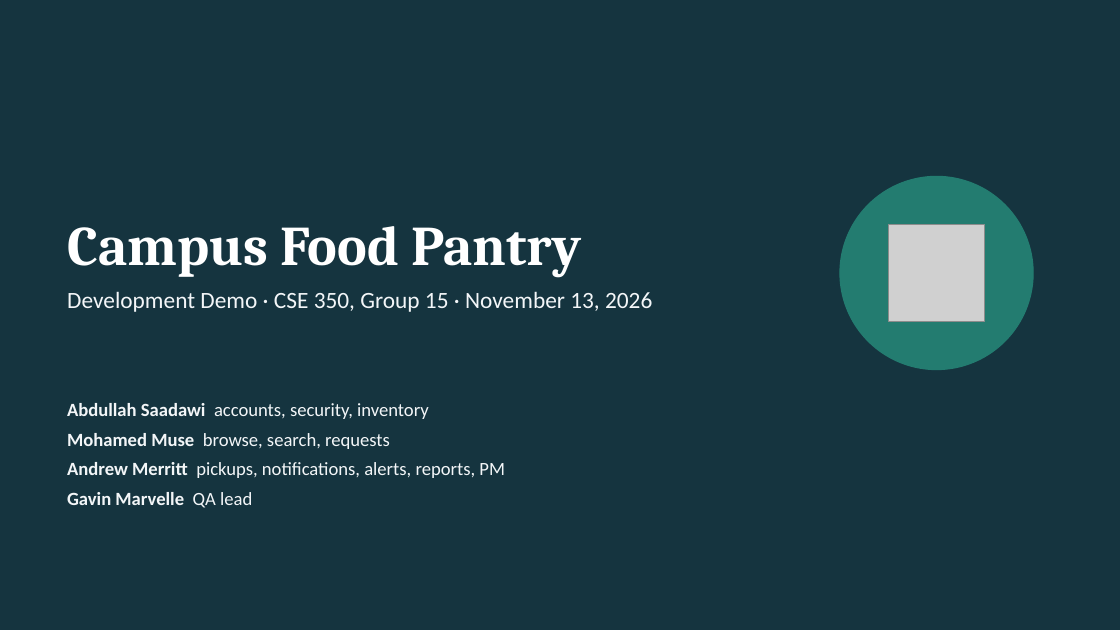
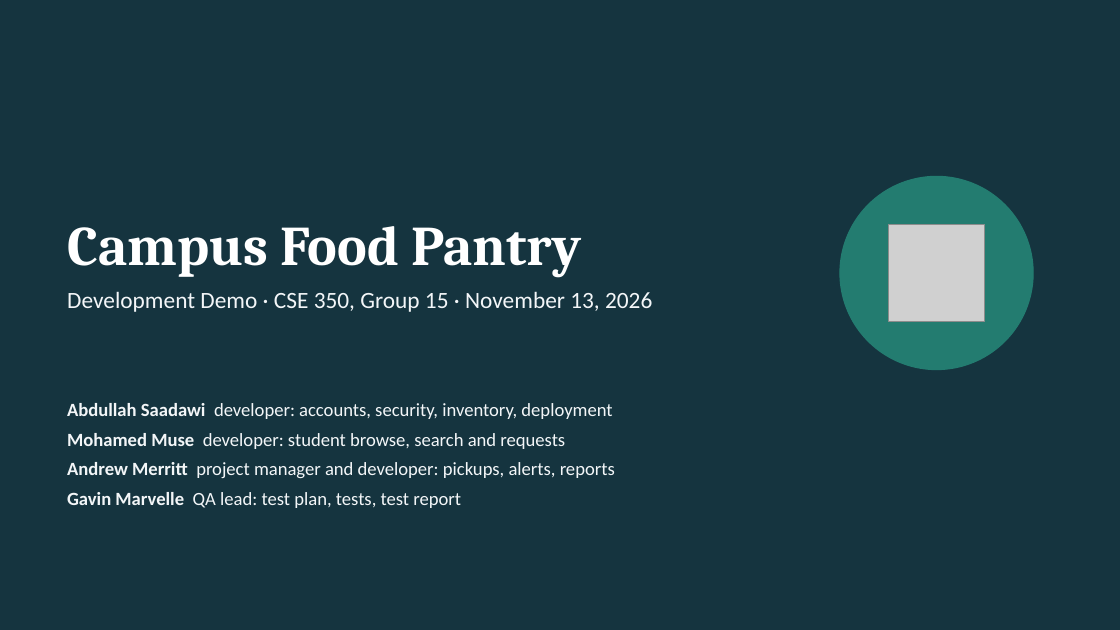
Before and after one commit to a0merr/University-Food-Pantry-CSE-350-, a slide deck: slide 1 of docs/presentation/CSE350_Demo_Deck_DRAFT.pptx. Drawn at 1120x630 pixels with LibreOffice and Linux fonts; fonts in the diff are those of the drawing; grey boxes stand for pictures. Boxes give left, top, right and bottom in pixels: in the first picture for what was removed or moved away, otherwise in the second. Text is boxed around its words. In the diff, an @@ line names an element or a change of style, - is before the commit and + after.

```diff
--- a/docs/presentation/CSE350_Demo_Deck_DRAFT.pptx
+++ b/docs/presentation/CSE350_Demo_Deck_DRAFT.pptx
@@ text at (x1=67, y1=403, x2=615, y2=508): text changed @@
-Abdullah Saadawi accounts, security, inventory
-Mohamed Muse browse, search, requests
-Andrew Merritt pickups, notifications, alerts, reports, PM
-Gavin Marvelle QA lead
+Abdullah Saadawi developer: accounts, security, inventory, deployment
+Mohamed Muse developer: student browse, search and requests
+Andrew Merritt project manager and developer: pickups, alerts, reports
+Gavin Marvelle QA lead: test plan, tests, test report
```
Also in this commit, not shown: 11 other slides changed, 13 slides added, 1 slide removed, 5 other files.
